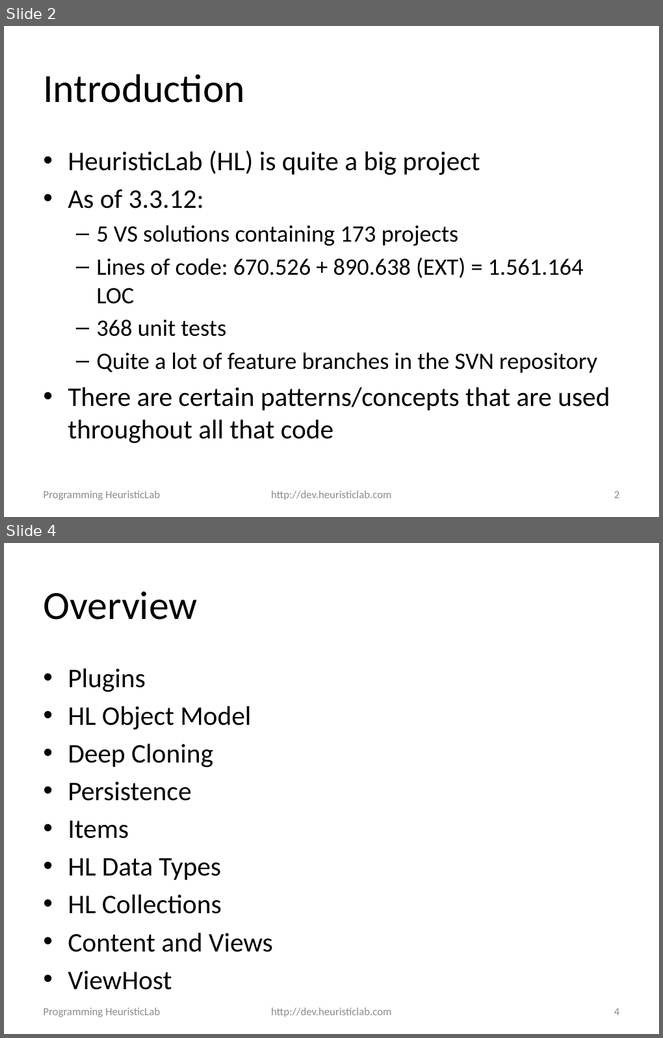
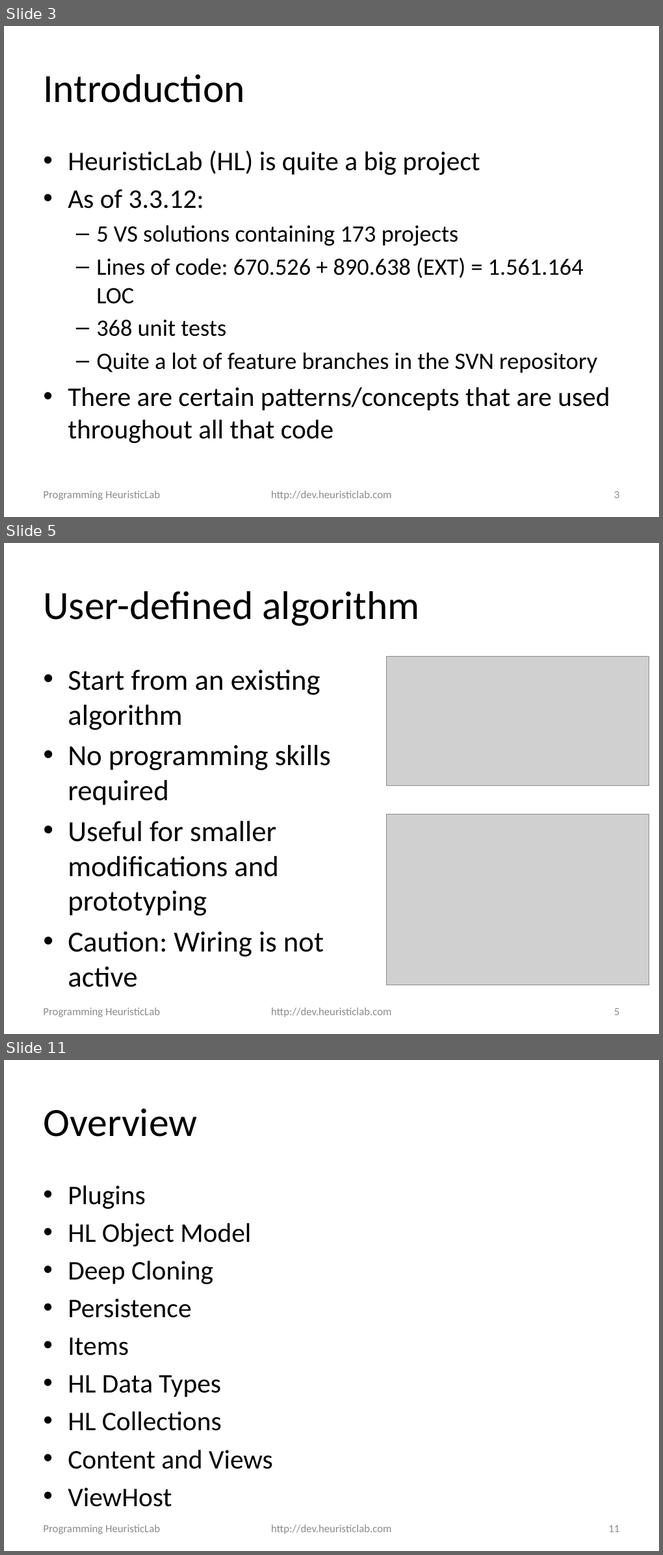
Before and after one commit to heal-research/HeuristicLab, a slide deck: documentation/Tutorials/Programming HeuristicLab - Basics.pptx. Shown one above the other, each under a label of ours: slides 2 and 4 before the commit, slides 3, 5 and 11 after it; the slides between them are not shown. The pictures are 663x1038 and 663x1555 pixels, drawn with LibreOffice and Linux fonts; fonts in the diff are those of the drawing; grey boxes stand for pictures; background and template pictures are left out. Boxes give left, top, right and bottom in pixels: in the first picture for what was removed or moved away, otherwise in the second. Text is boxed around its words. In the diff, an @@ line names an element or a change of style, - is before the commit and + after.

```diff
--- a/documentation/Tutorials/Programming HeuristicLab - Basics.pptx
+++ b/documentation/Tutorials/Programming HeuristicLab - Basics.pptx
@@ slide 5 added at <box>4,543,659,1034</box>, background #FFFFFF @@
@@ title added at <box>43,591,419,626</box>, 44 pt, text #000000 @@
+User-defined algorithm
@@ picture added at <box>387,656,649,786</box> @@
@@ text added at <box>68,670,331,988</box>, 32 pt, text #000000 @@
+• Start from an existing algorithm
+• No programming skills required
+• Useful for smaller modifications and prototyping
+• Caution: Wiring is not active
@@ picture added at <box>387,814,649,985</box> @@
@@ text added at <box>43,1008,160,1017</box>, 12 pt, text #8C8C8C @@
+Programming HeuristicLab
@@ text added at <box>271,1008,392,1017</box>, 12 pt, text #8C8C8C @@
+http://dev.heuristiclab.com
@@ page number added at <box>614,1008,620,1016</box>, 12 pt, text #8C8C8C @@
+5
@@ what was slide 2 is now slide 3 @@
@@ page number at <box>614,491,620,499</box>: text changed @@
-2
+3
@@ what was slide 4 is now slide 11 @@
@@ page number at <box>608,1525,620,1533</box>: text changed @@
-4
+11
```
Also in this commit, not shown: 1 slide changed, 6 other slides added, 3 other files.
